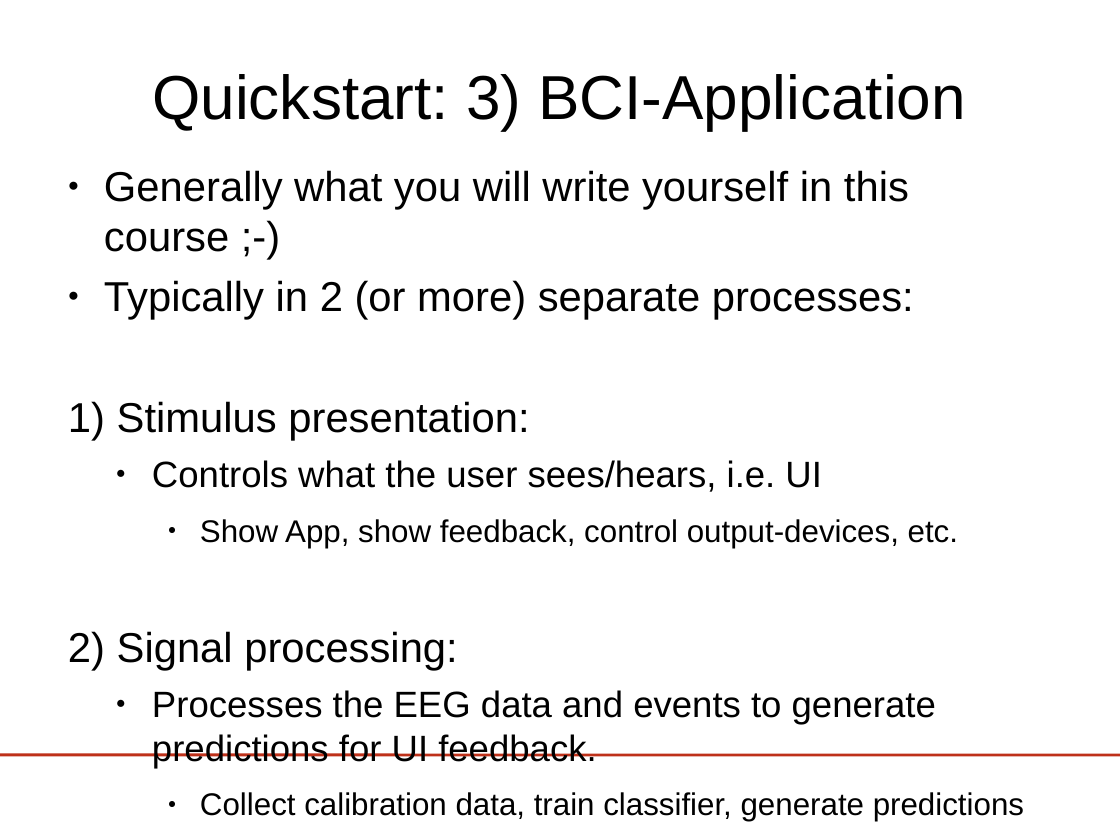
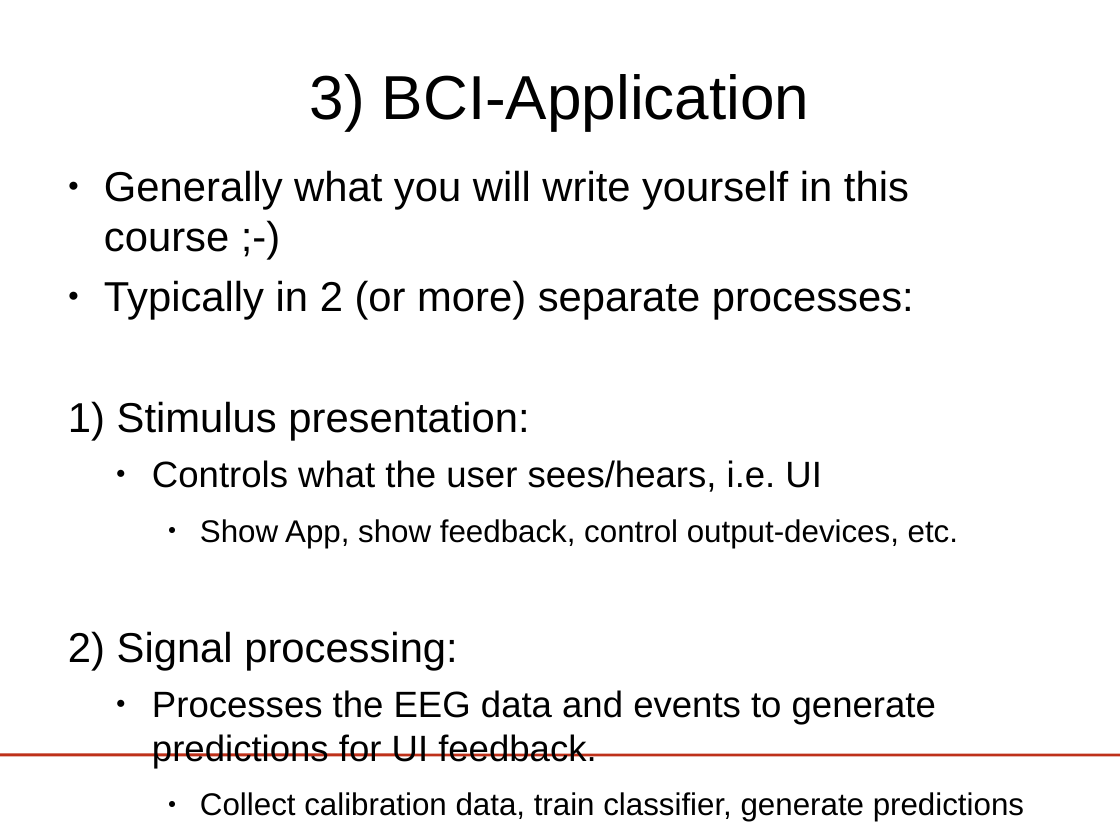
Before and after one commit to jadref/buffer_bci, a slide deck: slide 23 of tutorial/lect3-helloworld/HelloWorld_ERPViewer.odp. Drawn at 1120x840 pixels with LibreOffice and Linux fonts; fonts in the diff are those of the drawing; background and template pictures are left out. Boxes give left, top, right and bottom in pixels: in the first picture for what was removed or moved away, otherwise in the second. Text is boxed around its words. In the diff, an @@ line names an element or a change of style, - is before the commit and + after.

Commit message:
updated to include quickstart info

```diff
--- a/tutorial/lect3-helloworld/HelloWorld_ERPViewer.odp
+++ b/tutorial/lect3-helloworld/HelloWorld_ERPViewer.odp
@@ title at (x1=310, y1=74, x2=810, y2=130): text changed @@
-Quickstart: 3) BCI-Application
+3) BCI-Application
```
Also in this commit, not shown: 5 other slides changed, 1 slide added, 1 slide removed, 1 other file.
